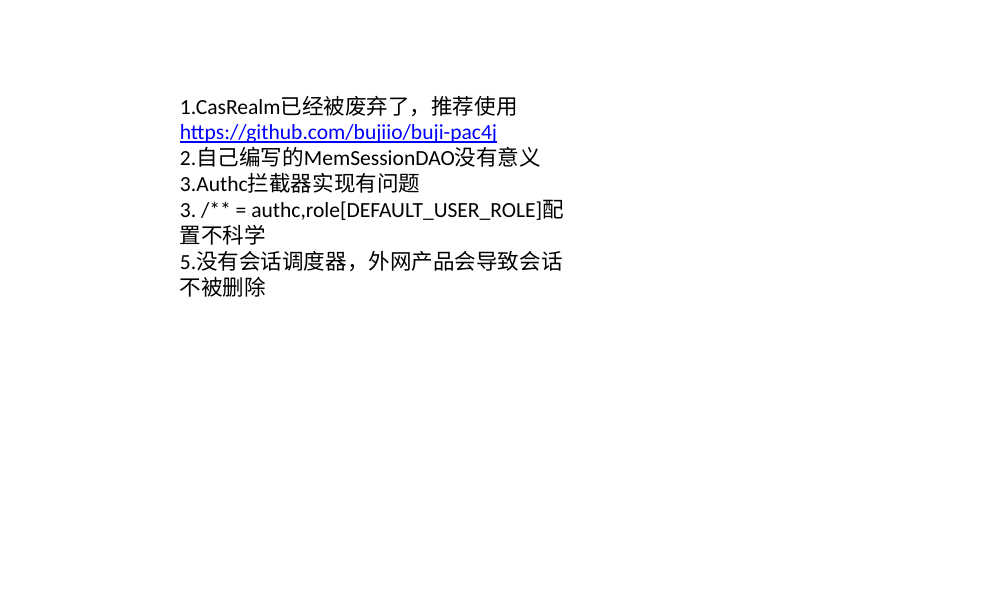
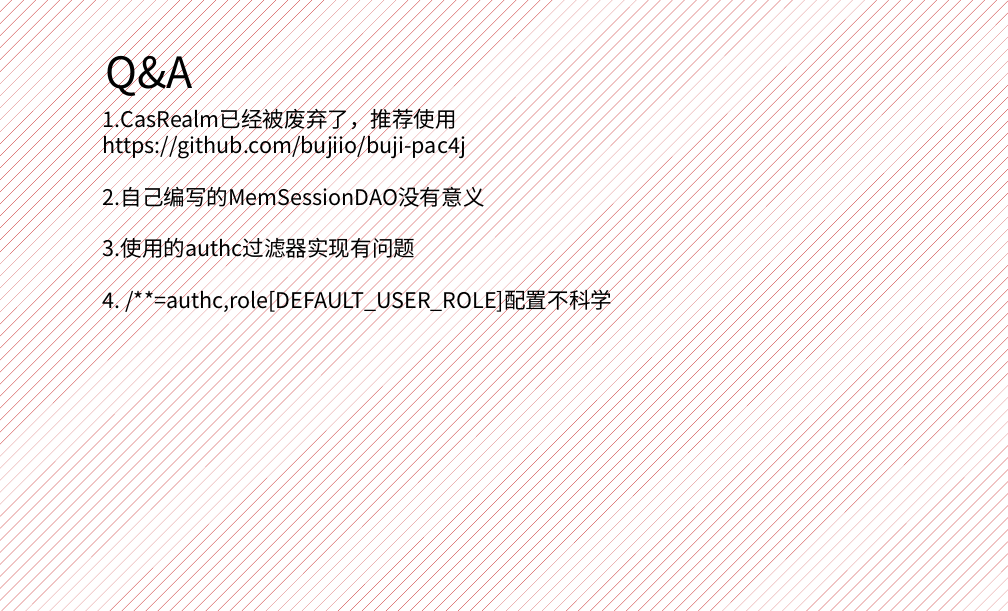
Before and after one commit to yanghaikun/shiro-in-action, a slide deck: slide 18 of shiro原理解析.pptx (slide 21 before the commit). Drawn at 1008x611 pixels with LibreOffice and Linux fonts; fonts in the diff are those of the drawing; background and template pictures are left out. Boxes give left, top, right and bottom in pixels: in the first picture for what was removed or moved away, otherwise in the second. Text is boxed around its words. In the diff, an @@ line names an element or a change of style, - is before the commit and + after.

```diff
--- a/shiro原理解析.pptx
+++ b/shiro原理解析.pptx
@@ background picture (left out) to pattern #C00000 on #FFFFFF @@
@@ text added at bbox=[105, 44, 192, 98], 36 pt, text #000000 @@
+Q&A
@@ text "1.CasRealm已经被废弃了，推荐使用": place and size @@
-text "1.CasRealm已经被废弃了，推荐使用" at bbox=[180, 96, 564, 297]
+text "1.CasRealm已经被废弃了，推荐使用" at bbox=[103, 106, 613, 314]
@@ text at bbox=[103, 106, 485, 210]: font Calibri to Noto Sans CJK SC in "1.CasRealm已经被废弃了，推荐使用", "https://github.com/bujiio/buji-pac4j", "2.自己编写的MemSessionDAO没有意义"; text colour #0000FF to #000000, underline off in "https://github.com/bujiio/buji-pac4j" @@
@@ text at bbox=[103, 235, 613, 314]: text changed; font Calibri to Noto Sans CJK SC @@
-3.Authc拦截器实现有问题
-3. /** = authc,role[DEFAULT_USER_ROLE]配置不科学
-5.没有会话调度器，外网产品会导致会话不被删除
+3.使用的authc过滤器实现有问题
+4. /**=authc,role[DEFAULT_USER_ROLE]配置不科学
```
Also in this commit, not shown: 4 other slides changed, 14 slides added, 23 slides removed.
